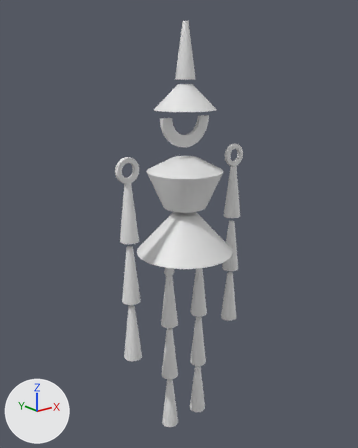
The FBX model Assets/3D Models/MarionetteRig.fbx as it was, and as the next commit left it.
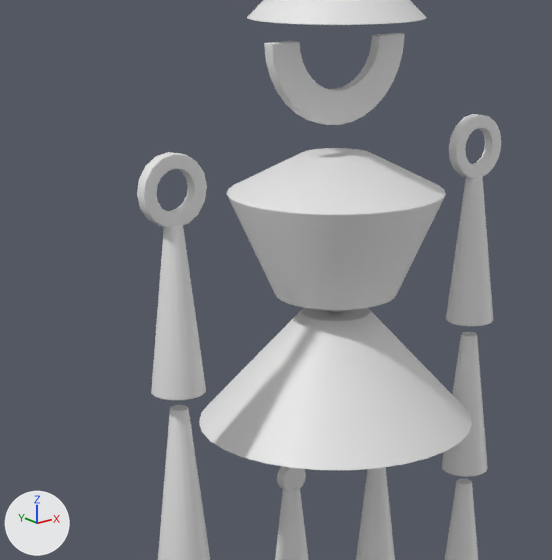
Each version is shown whole from a 50 mm camera at (-0.708, -0.863, 0.882) aimed at (-0.003, 0.018, 0.529), then close up on the part from 19% to 73% of the width and 23% to 67% of the height. The lights are fixed; the arrows at lower left show +X, +Y and +Z.

Objects in the first close-up: 'Chest', 'Face', 'Hat Bottom', 'Hip', 'L_ArmMiddle', 'L_ArmTop', 'L_LegTop', 'R_ArmButtom', 'R_ArmMiddle', 'R_ArmTop', 'R_LegTop'.
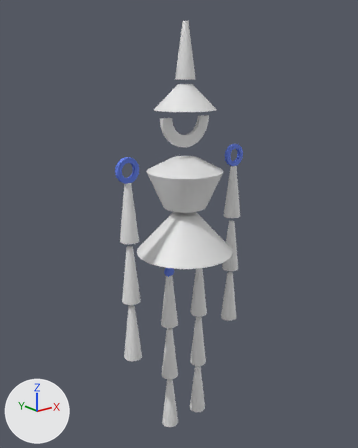
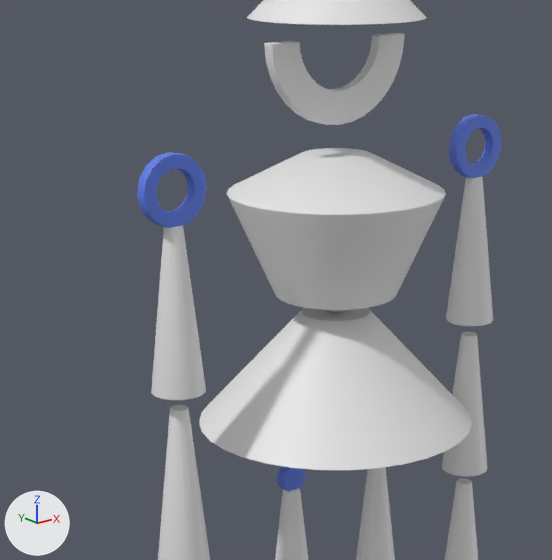
Diff of the bpy script that builds the scene:
```diff
--- a/Assets/3D Models/MarionetteRig.fbx.py
+++ b/Assets/3D Models/MarionetteRig.fbx.py
@@ mat_material_001 @@
+mat_material_001 = principled_material('Material.001')
+mat_material_001.base_color = (0.8, 0.8, 0.8)  # white #e7e7e7
@@ mat_material @@
+mat_material = principled_material('Material')
+mat_material.base_color = (0.113, 0.204, 0.801)  # blue #5e7de7
@@ me_cylinder_019 @@
 me_cylinder_019.from_pydata(...)  # 512 vertices, 484 faces; spans x -0.021..0.021, y -0.021..0.021, z 0.0..0.151
 # used by ob_l_legtop; location = (-0.047, 0.0, 0.286)
+# me_cylinder_019 part 3: 242 of the faces centred in x -0.011..0.011, y -0.005..0.005, z 0.128..0.15 switch from no material to mat_material (blue #5f7de7)
+me_cylinder_019.materials.append(mat_material_001)  # white #e7e7e7
@@ me_cylinder_016 @@
 me_cylinder_016.from_pydata(...)  # 768 vertices, 754 faces; spans x -0.028..0.028, y -0.021..0.021, z 0.0..0.184
 # used by ob_l_armtop; location = (-0.155, 0.0, 0.524)
+# me_cylinder_016 part 2: 512 of the faces centred in x -0.027..0.027, y -0.005..0.005, z 0.129..0.183 switch from no material to mat_material (blue #5f7de7)
+me_cylinder_016.materials.append(mat_material_001)  # white #e7e7e7
@@ me_cylinder_022 @@
 me_cylinder_022.from_pydata(...)  # 768 vertices, 754 faces; spans x -0.028..0.028, y -0.021..0.021, z 0.0..0.184
 # used by ob_r_armtop; location = (0.155, 0.0, 0.524)
+# me_cylinder_022 part 1: 512 of the faces centred in x -0.027..0.027, y -0.005..0.005, z 0.129..0.183 switch from no material to mat_material (blue #5f7de7)
+me_cylinder_022.materials.append(mat_material_001)  # white #e7e7e7
```

Location of each change, [x1, y1, x2, y2] in pixels of the close-ups (552 x 560 px):
part 1 of me_cylinder_022, recoloured (white to blue)
    both: [449, 114, 501, 178]
part 2 of me_cylinder_016, recoloured (white to blue)
    both: [137, 152, 207, 228]
part 3 of me_cylinder_019, recoloured (white to blue)
    both: [277, 466, 306, 492]
